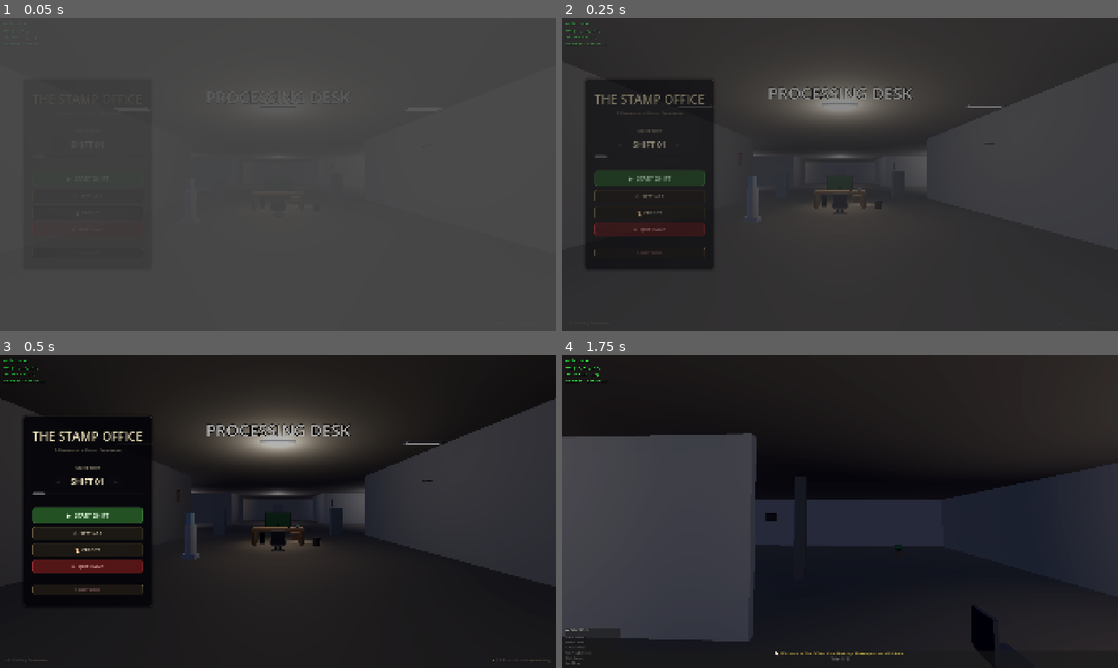
Above: before the commit, frames 1-4 (two rows, left to right).
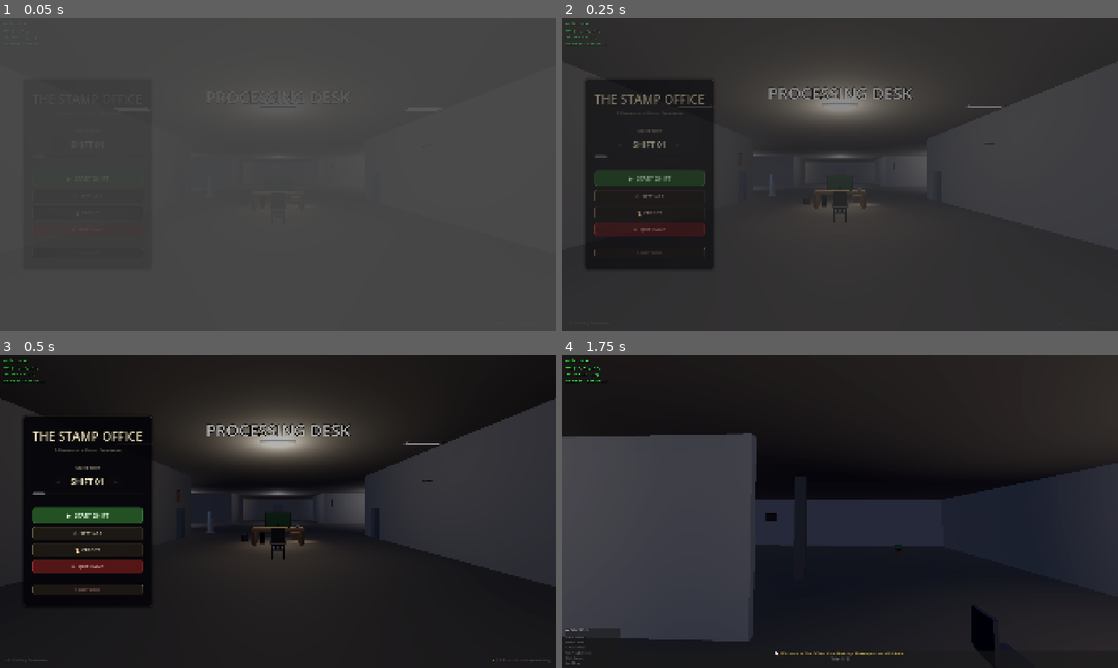
Above: after the commit, the same moments.

Repository: ThanhNguyxn/the-stamp-office
Game: Godot game, scene res://scenes/Main.tscn
The game is run twice, just before and just after one commit, with the same random seed, the same clock (stepped at 60 frames per second) and the same inputs.
Inputs (mouse positions are in pixels of both pictures, inside the frame that each line leads up to):
- Up to frame 1 (0.05 s): no input
- Up to frame 2 (0.25 s): no input
- Up to frame 3 (0.5 s): no input
- Up to frame 4 (1.75 s): click "▶ START SHIFT" at 0.5 s; tap Enter at 1.25 s; move the mouse to (867, 511) at 1.27 s; hold W (move_forward) from 1.28 s (still down); tap E (interact_desk) at 1.35 s; tap Space (move_jump) at 1.52 s

The runs differ from the first frame. In frame 2, 0.1% of the frame differs, in the area x 32-62%, y 48-66%; in frame 3, 0.5%; in frame 4, nothing differs.

Commit message:
refactor: Rearrange furniture + add Visitor Chair & Coat Rack
Layout improvements:
- Cabinet1 moved to (-6, 0, 0) - left side of processing area
- Cabinet2 moved to (6, 0, 0) - right side of processing area
- WaterCooler moved to (-5, 0, -3) - back left corner
- TrashCan moved to (-1.8, 0, 1) - under desk left side

New props added:
- VisitorChair at (0, 0, 5) - for customers waiting at desk
- CoatRack at (7, 0, -4) - corner near cabinets with 4 hooks

All with proper collision shapes

Diff:
--- a/game/scenes/Office3D.tscn
+++ b/game/scenes/Office3D.tscn
@@ -571,6 +571,56 @@
 metallic = 0.3
 roughness = 0.6
 
+[sub_resource type="BoxShape3D" id="BoxShape_trash_can"]
+size = Vector3(0.36, 0.4, 0.36)
+
+[sub_resource type="BoxMesh" id="BoxMesh_chair_seat"]
+size = Vector3(0.45, 0.08, 0.45)
+
+[sub_resource type="BoxMesh" id="BoxMesh_chair_back"]
+size = Vector3(0.45, 0.5, 0.06)
+
+[sub_resource type="CylinderMesh" id="CylinderMesh_chair_leg"]
+top_radius = 0.02
+bottom_radius = 0.02
+height = 0.4
+
+[sub_resource type="StandardMaterial3D" id="Material_visitor_chair"]
+albedo_color = Color(0.35, 0.32, 0.28, 1)
+metallic = 0.1
+roughness = 0.7
+
+[sub_resource type="StandardMaterial3D" id="Material_chair_leg"]
+albedo_color = Color(0.2, 0.2, 0.22, 1)
+metallic = 0.6
+roughness = 0.3
+
+[sub_resource type="BoxShape3D" id="BoxShape_visitor_chair"]
+size = Vector3(0.5, 0.9, 0.5)
+
+[sub_resource type="CylinderMesh" id="CylinderMesh_coat_pole"]
+top_radius = 0.025
+bottom_radius = 0.03
+height = 1.8
+
+[sub_resource type="CylinderMesh" id="CylinderMesh_coat_base"]
+top_radius = 0.25
+bottom_radius = 0.28
+height = 0.1
+
+[sub_resource type="CylinderMesh" id="CylinderMesh_coat_hook"]
+top_radius = 0.012
+bottom_radius = 0.012
+height = 0.15
+
+[sub_resource type="StandardMaterial3D" id="Material_coat_rack"]
+albedo_color = Color(0.15, 0.12, 0.1, 1)
+metallic = 0.2
+roughness = 0.6
+
+[sub_resource type="BoxShape3D" id="BoxShape_coat_rack"]
+size = Vector3(0.4, 1.8, 0.4)
+
 [sub_resource type="QuadMesh" id="QuadMesh_paper"]
 size = Vector2(1.6, 1.0)
 
@@ -1679,23 +1729,23 @@
 [node name="Furniture" type="Node3D" parent="."]
 
 [node name="CabinetMain1" type="MeshInstance3D" parent="Furniture"]
-transform = Transform3D(1, 0, 0, 0, 1, 0, 0, 0, 1, -4, 0.9, -2)
+transform = Transform3D(1, 0, 0, 0, 1, 0, 0, 0, 1, -6, 0.9, 0)
 mesh = SubResource("BoxMesh_cabinet")
 surface_material_override/0 = SubResource("Material_cabinet")
 
 [node name="CabinetMain1Collision" type="StaticBody3D" parent="Furniture"]
-transform = Transform3D(1, 0, 0, 0, 1, 0, 0, 0, 1, -4, 0.9, -2)
+transform = Transform3D(1, 0, 0, 0, 1, 0, 0, 0, 1, -6, 0.9, 0)
 
 [node name="CollisionShape3D" type="CollisionShape3D" parent="Furniture/CabinetMain1Collision"]
 shape = SubResource("BoxShape_cabinet")
 
 [node name="CabinetMain2" type="MeshInstance3D" parent="Furniture"]
-transform = Transform3D(1, 0, 0, 0, 1, 0, 0, 0, 1, 4, 0.9, -2)
+transform = Transform3D(1, 0, 0, 0, 1, 0, 0, 0, 1, 6, 0.9, 0)
 mesh = SubResource("BoxMesh_cabinet")
 surface_material_override/0 = SubResource("Material_cabinet")
 
 [node name="CabinetMain2Collision" type="StaticBody3D" parent="Furniture"]
-transform = Transform3D(1, 0, 0, 0, 1, 0, 0, 0, 1, 4, 0.9, -2)
+transform = Transform3D(1, 0, 0, 0, 1, 0, 0, 0, 1, 6, 0.9, 0)
 
 [node name="CollisionShape3D" type="CollisionShape3D" parent="Furniture/CabinetMain2Collision"]
 shape = SubResource("BoxShape_cabinet")
@@ -1767,7 +1817,7 @@
 surface_material_override/0 = SubResource("Material_plant")
 
 [node name="WaterCooler" type="Node3D" parent="Furniture"]
-transform = Transform3D(1, 0, 0, 0, 1, 0, 0, 0, 1, -3, 0, 5)
+transform = Transform3D(1, 0, 0, 0, 1, 0, 0, 0, 1, -5, 0, -3)
 
 [node name="Base" type="MeshInstance3D" parent="Furniture/WaterCooler"]
 transform = Transform3D(1, 0, 0, 0, 1, 0, 0, 0, 1, 0, 0.075, 0)
@@ -1785,15 +1835,99 @@
 surface_material_override/0 = SubResource("Material_water_bottle")
 
 [node name="WaterCoolerCollision" type="StaticBody3D" parent="Furniture"]
-transform = Transform3D(1, 0, 0, 0, 1, 0, 0, 0, 1, -3, 0.6, 5)
+transform = Transform3D(1, 0, 0, 0, 1, 0, 0, 0, 1, -5, 0.6, -3)
 
 [node name="CollisionShape3D" type="CollisionShape3D" parent="Furniture/WaterCoolerCollision"]
 shape = SubResource("BoxShape_cabinet")
 
 [node name="TrashCan" type="MeshInstance3D" parent="Furniture"]
-transform = Transform3D(1, 0, 0, 0, 1, 0, 0, 0, 1, 1.8, 0.2, 2.5)
+transform = Transform3D(1, 0, 0, 0, 1, 0, 0, 0, 1, -1.8, 0.2, 1)
 mesh = SubResource("CylinderMesh_trash_can")
 surface_material_override/0 = SubResource("Material_trash_can")
+
+[node name="TrashCanCollision" type="StaticBody3D" parent="Furniture"]
+transform = Transform3D(1, 0, 0, 0, 1, 0, 0, 0, 1, -1.8, 0.2, 1)
+
+[node name="CollisionShape3D" type="CollisionShape3D" parent="Furniture/TrashCanCollision"]
+shape = SubResource("BoxShape_trash_can")
+
+[node name="VisitorChair" type="Node3D" parent="Furniture"]
+transform = Transform3D(1, 0, 0, 0, 1, 0, 0, 0, 1, 0, 0, 5)
+
+[node name="Seat" type="MeshInstance3D" parent="Furniture/VisitorChair"]
+transform = Transform3D(1, 0, 0, 0, 1, 0, 0, 0, 1, 0, 0.45, 0)
+mesh = SubResource("BoxMesh_chair_seat")
+surface_material_override/0 = SubResource("Material_visitor_chair")
+
+[node name="Back" type="MeshInstance3D" parent="Furniture/VisitorChair"]
+transform = Transform3D(1, 0, 0, 0, 1, 0, 0, 0, 1, 0, 0.75, -0.2)
+mesh = SubResource("BoxMesh_chair_back")
+surface_material_override/0 = SubResource("Material_visitor_chair")
+
+[node name="LegFL" type="MeshInstance3D" parent="Furniture/VisitorChair"]
+transform = Transform3D(1, 0, 0, 0, 1, 0, 0, 0, 1, -0.18, 0.2, 0.15)
+mesh = SubResource("CylinderMesh_chair_leg")
+surface_material_override/0 = SubResource("Material_chair_leg")
+
+[node name="LegFR" type="MeshInstance3D" parent="Furniture/VisitorChair"]
+transform = Transform3D(1, 0, 0, 0, 1, 0, 0, 0, 1, 0.18, 0.2, 0.15)
+mesh = SubResource("CylinderMesh_chair_leg")
+surface_material_override/0 = SubResource("Material_chair_leg")
+
+[node name="LegBL" type="MeshInstance3D" parent="Furniture/VisitorChair"]
+transform = Transform3D(1, 0, 0, 0, 1, 0, 0, 0, 1, -0.18, 0.2, -0.15)
+mesh = SubResource("CylinderMesh_chair_leg")
+surface_material_override/0 = SubResource("Material_chair_leg")
+
+[node name="LegBR" type="MeshInstance3D" parent="Furniture/VisitorChair"]
+transform = Transform3D(1, 0, 0, 0, 1, 0, 0, 0, 1, 0.18, 0.2, -0.15)
+mesh = SubResource("CylinderMesh_chair_leg")
+surface_material_override/0 = SubResource("Material_chair_leg")
+
+[node name="VisitorChairCollision" type="StaticBody3D" parent="Furniture"]
+transform = Transform3D(1, 0, 0, 0, 1, 0, 0, 0, 1, 0, 0.5, 5)
+
+[node name="CollisionShape3D" type="CollisionShape3D" parent="Furniture/VisitorChairCollision"]
+shape = SubResource("BoxShape_visitor_chair")
+
+[node name="CoatRack" type="Node3D" parent="Furniture"]
+transform = Transform3D(1, 0, 0, 0, 1, 0, 0, 0, 1, 7, 0, -4)
+
+[node name="Pole" type="MeshInstance3D" parent="Furniture/CoatRack"]
+transform = Transform3D(1, 0, 0, 0, 1, 0, 0, 0, 1, 0, 0.9, 0)
+mesh = SubResource("CylinderMesh_coat_pole")
+surface_material_override/0 = SubResource("Material_coat_rack")
+
+[node name="Base" type="MeshInstance3D" parent="Furniture/CoatRack"]
+transform = Transform3D(1, 0, 0, 0, 1, 0, 0, 0, 1, 0, 0.05, 0)
+mesh = SubResource("CylinderMesh_coat_base")
+surface_material_override/0 = SubResource("Material_coat_rack")
+
+[node name="Hook1" type="MeshInstance3D" parent="Furniture/CoatRack"]
+transform = Transform3D(1, 0, 0, 0, 0, -1, 0, 1, 0, 0.12, 1.7, 0)
+mesh = SubResource("CylinderMesh_coat_hook")
+surface_material_override/0 = SubResource("Material_coat_rack")
+
+[node name="Hook2" type="MeshInstance3D" parent="Furniture/CoatRack"]
+transform = Transform3D(1, 0, 0, 0, 0, -1, 0, 1, 0, -0.12, 1.7, 0)
+mesh = SubResource("CylinderMesh_coat_hook")
+surface_material_override/0 = SubResource("Material_coat_rack")
+
+[node name="Hook3" type="MeshInstance3D" parent="Furniture/CoatRack"]
+transform = Transform3D(1, 0, 0, 0, 0, -1, 0, 1, 0, 0, 1.7, 0.12)
+mesh = SubResource("CylinderMesh_coat_hook")
+surface_material_override/0 = SubResource("Material_coat_rack")
+
+[node name="Hook4" type="MeshInstance3D" parent="Furniture/CoatRack"]
+transform = Transform3D(1, 0, 0, 0, 0, -1, 0, 1, 0, 0, 1.7, -0.12)
+mesh = SubResource("CylinderMesh_coat_hook")
+surface_material_override/0 = SubResource("Material_coat_rack")
+
+[node name="CoatRackCollision" type="StaticBody3D" parent="Furniture"]
+transform = Transform3D(1, 0, 0, 0, 1, 0, 0, 0, 1, 7, 0.9, -4)
+
+[node name="CollisionShape3D" type="CollisionShape3D" parent="Furniture/CoatRackCollision"]
+shape = SubResource("BoxShape_coat_rack")
 
 [node name="Doors" type="Node3D" parent="."]
 
Not shown: 1 places in game/scenes/Office3D.tscn that only renumber resources
